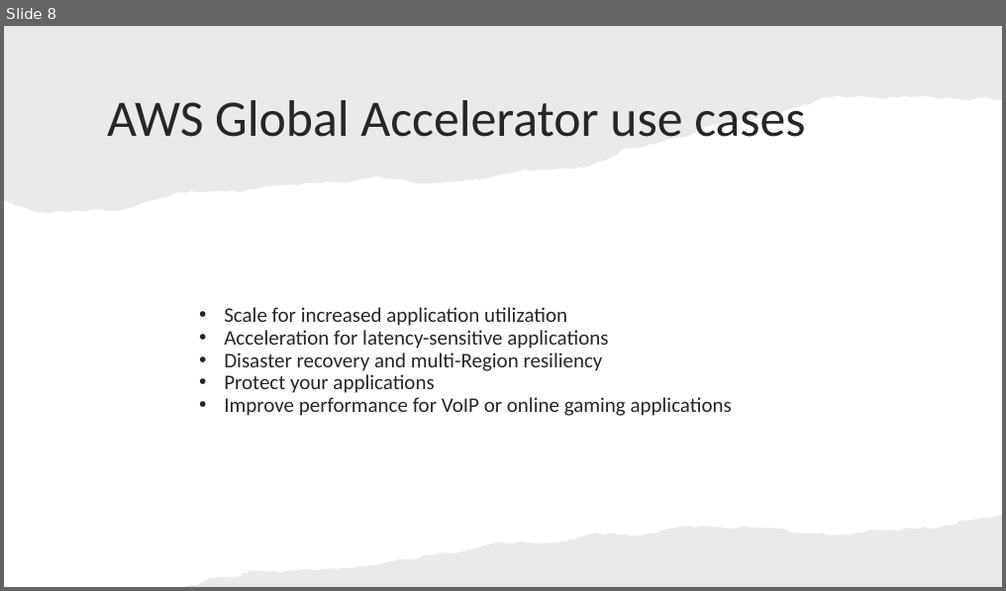
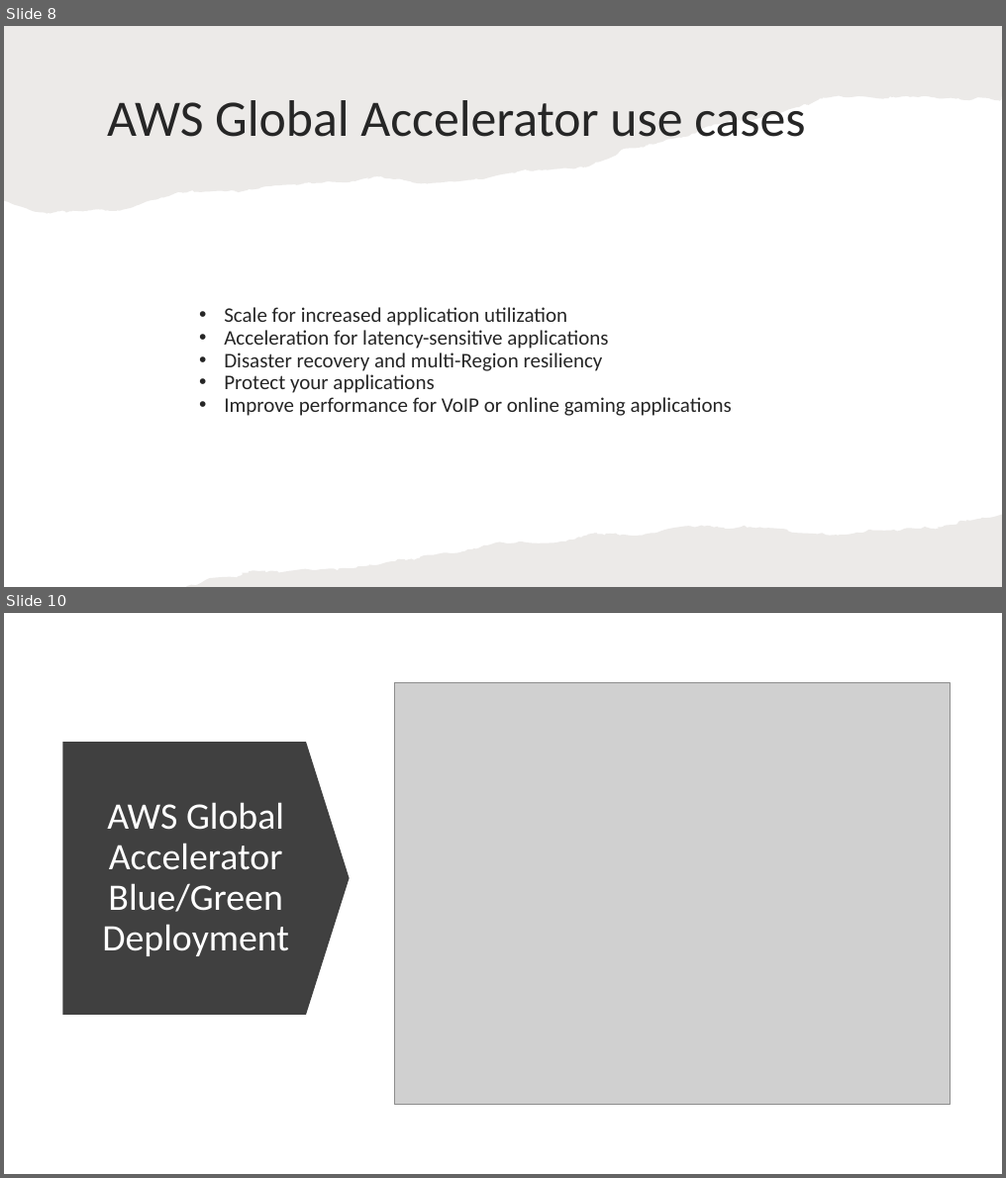
Before and after one commit to IlyaChakun/aws-iba-courses, a slide deck: lecture-materials/Network&ContentDelivery/global-accelerator/global accelerator.pptx. Shown one above the other, each under a label of ours: slide 8 before the commit, slides 8 and 10 after it; the slides between them are not shown. The pictures are 1006x591 and 1006x1178 pixels, drawn with LibreOffice and Linux fonts; fonts in the diff are those of the drawing; grey boxes stand for pictures. Boxes give left, top, right and bottom in pixels: in the first picture for what was removed or moved away, otherwise in the second. Text is boxed around its words. In the diff, an @@ line names an element or a change of style, - is before the commit and + after.

```diff
--- a/lecture-materials/Network&ContentDelivery/global-accelerator/global accelerator.pptx
+++ b/lecture-materials/Network&ContentDelivery/global-accelerator/global accelerator.pptx
@@ slide 10 added at (4,613,1002,1174), background #FFFFFF @@
@@ picture added at (395,683,950,1104) @@
@@ down arrow added at (62,742,350,1014), fill #404040 @@
@@ title added at (102,802,289,957), 27 pt, text #FFFFFF @@
+AWS Global Accelerator Blue/Green Deployment
```
Also in this commit, not shown: 1 slide changed, 1 other slide added, 9 other files.
